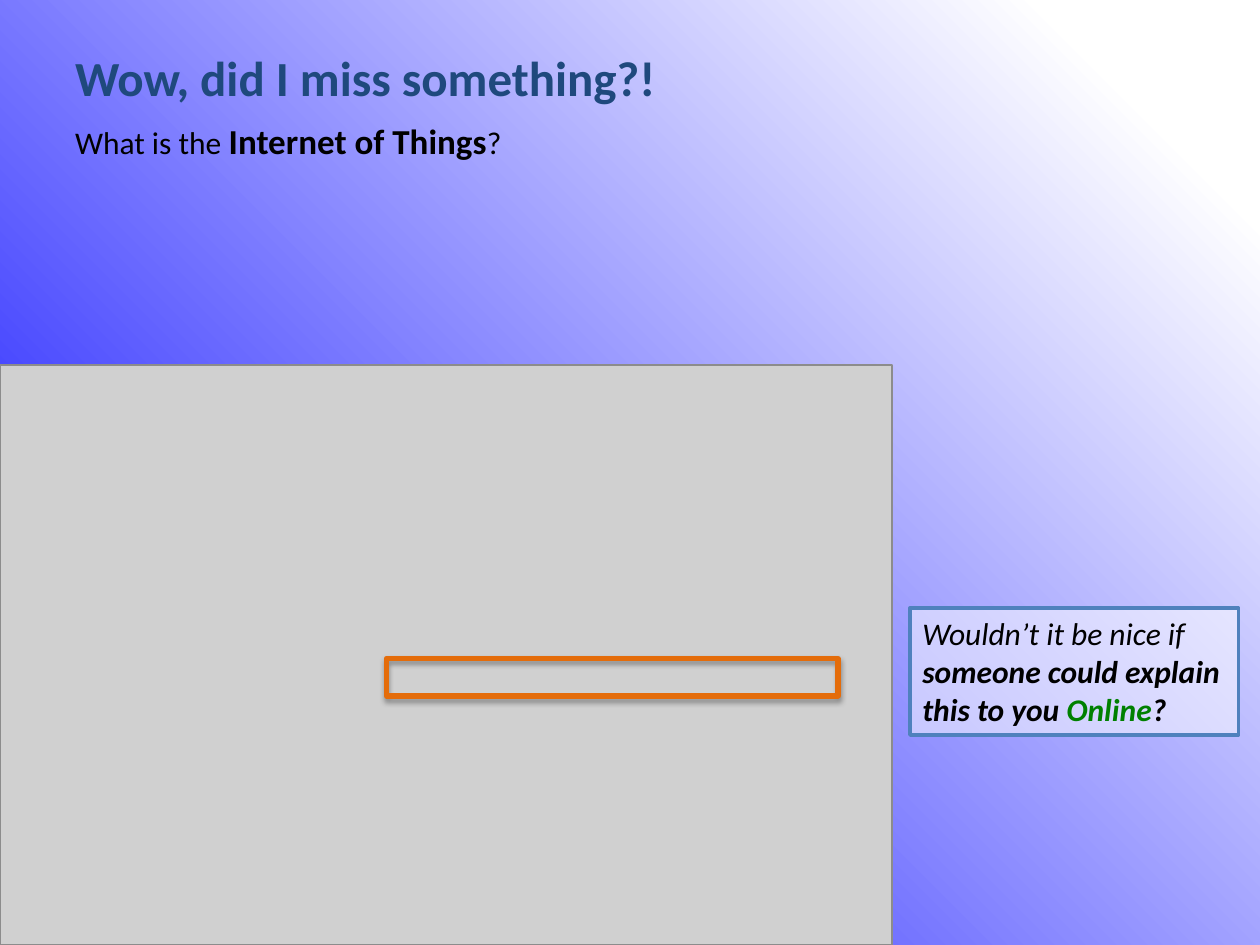
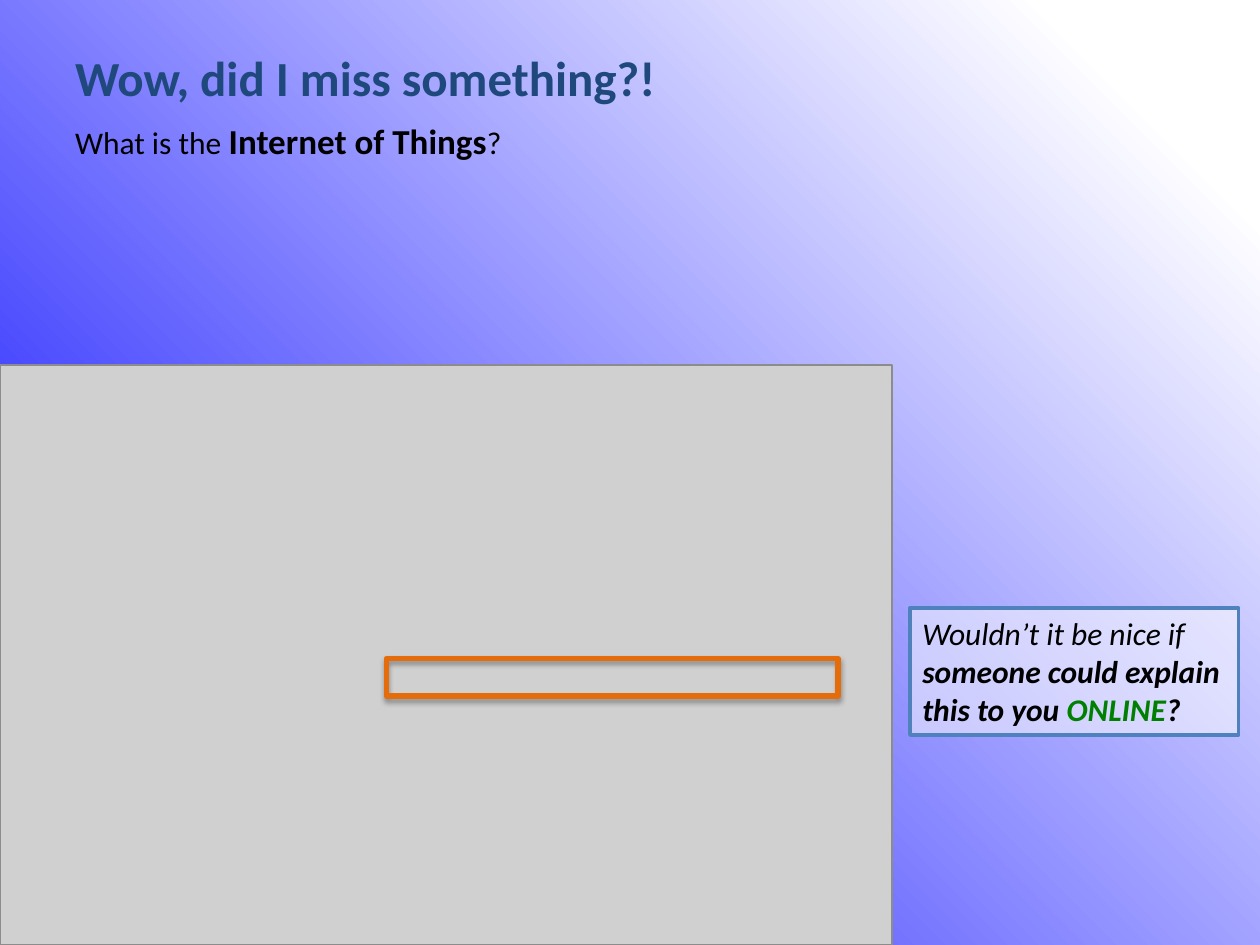
Before and after one commit to rubenverboon/skiir, a slide deck: slide 9 of Presentation/Final_presentation_group_002.pptx. Drawn at 1260x945 pixels with LibreOffice and Linux fonts; fonts in the diff are those of the drawing; grey boxes stand for pictures. Boxes give left, top, right and bottom in pixels: in the first picture for what was removed or moved away, otherwise in the second. Text is boxed around its words. In the diff, an @@ line names an element or a change of style, - is before the commit and + after.

```diff
--- a/Presentation/Final_presentation_group_002.pptx
+++ b/Presentation/Final_presentation_group_002.pptx
@@ text in rectangle at (x1=922, y1=623, x2=1219, y2=726): text changed @@
-Wouldn’t it be nice if someone could explain this to you Online?
+Wouldn’t it be nice if someone could explain this to you ONLINE?
```
Also in this commit, not shown: 7 other slides changed, 15 slides added, 1 slide removed.
